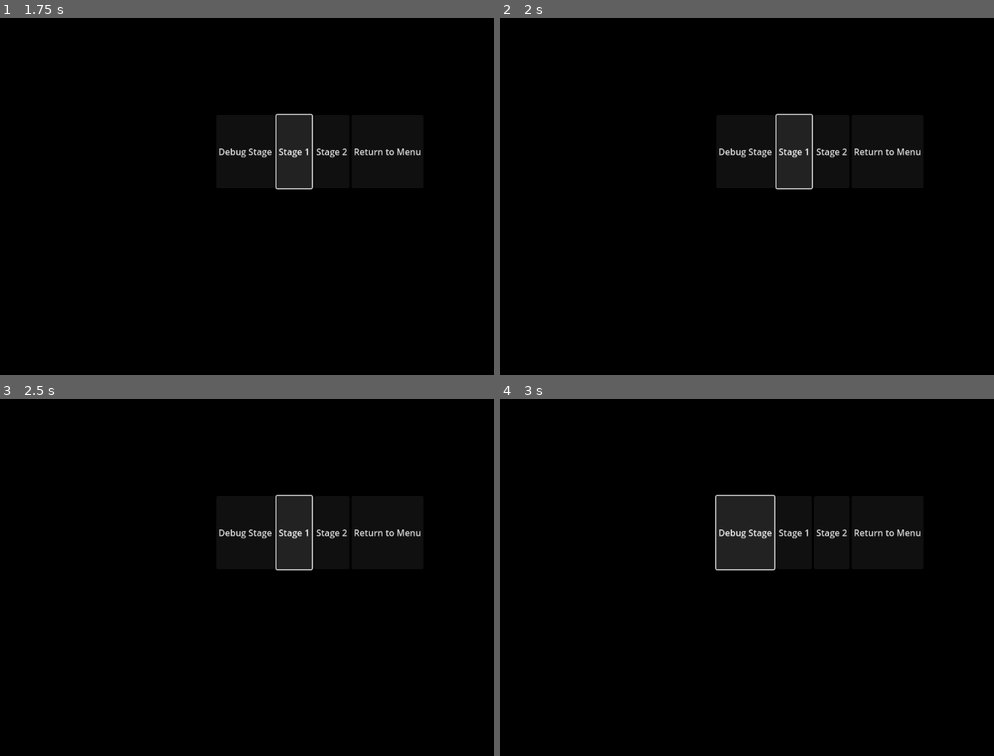
Above: before the commit, frames 1-4 (two rows, left to right).
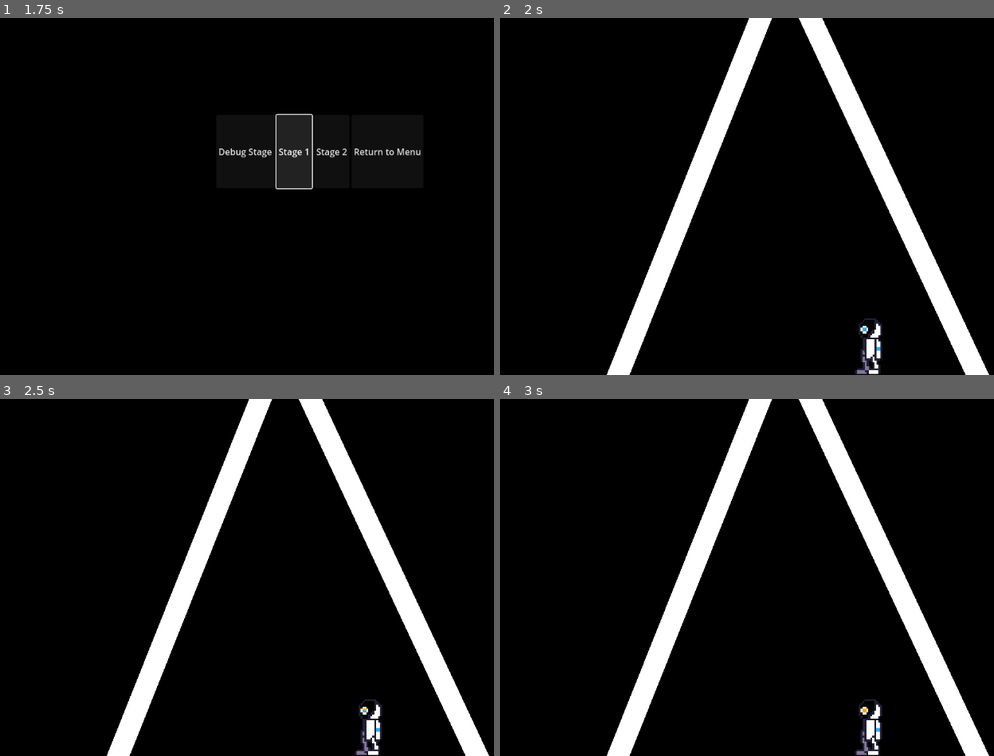
Above: after the commit, the same moments.

Repository: VincentVanJoey/SpringJam2025
Game: Godot game, scene res://Menu Scenes/Menu.tscn
The game is run twice, just before and just after one commit, with the same random seed, the same clock (stepped at 60 frames per second) and the same inputs.
Inputs (mouse positions are in pixels of both pictures, inside the frame that each line leads up to):
- Up to frame 1 (1.75 s): click "Start" at 0.5 s; click "Stage 1" at 1.25 s
- Up to frame 2 (2 s): no input
- Up to frame 3 (2.5 s): click (296, 531) at 2 s, where only the run before the commit has a clickable "Stage 1"
- Up to frame 4 (3 s): click (747, 531) at 2.75 s, where only the run before the commit has a clickable "Debug Stage"

Frame 1 is identical in both runs. In frame 2, 12% of the frame differs, in the area x 21-100%, y 0-100%; in frame 3, 12%; in frame 4, 13%.

Commit message:
other test level

Diff:
--- /dev/null
+++ b/ricochet/Levels/triangle.tscn
@@ -0,0 +1,62 @@
+[gd_scene load_steps=5 format=3 uid="uid://dujrqw5yjsruf"]
+
+[ext_resource type="PackedScene" uid="uid://cfqtm7nm6ngff" path="res://Character/Player.tscn" id="2_7g606"]
+[ext_resource type="PackedScene" uid="uid://upl2f1wfsnce" path="res://Menu Scenes/pause_menu.tscn" id="3_07ysp"]
+
+[sub_resource type="RectangleShape2D" id="RectangleShape2D_l1sf2"]
+size = Vector2(1154, 22.75)
+
+[sub_resource type="RectangleShape2D" id="RectangleShape2D_u7ldq"]
+size = Vector2(1183, 59)
+
+[node name="Level" type="Node"]
+
+[node name="PlayerGuy" parent="." instance=ExtResource("2_7g606")]
+position = Vector2(679, 587)
+collision_layer = 3
+collision_mask = 3
+
+[node name="StaticBody2D" type="StaticBody2D" parent="."]
+position = Vector2(985, 197)
+
+[node name="CollisionShape2D" type="CollisionShape2D" parent="StaticBody2D"]
+position = Vector2(-409, 461.625)
+shape = SubResource("RectangleShape2D_l1sf2")
+
+[node name="CanvasLayer" type="CanvasLayer" parent="."]
+
+[node name="PauseMenu" parent="CanvasLayer" instance=ExtResource("3_07ysp")]
+
+[node name="Floor" type="StaticBody2D" parent="."]
+position = Vector2(-205, 515)
+rotation = -1.19206
+scale = Vector2(0.7, 0.7)
+
+[node name="CollisionShape2D" type="CollisionShape2D" parent="Floor"]
+position = Vector2(583.5, 640.5)
+shape = SubResource("RectangleShape2D_u7ldq")
+debug_color = Color(0.815686, 0.321569, 0.631373, 0.419608)
+
+[node name="ColorRect" type="ColorRect" parent="Floor"]
+offset_left = -10.0
+offset_top = 610.0
+offset_right = 1175.0
+offset_bottom = 665.0
+metadata/_edit_use_anchors_ = true
+
+[node name="Floor2" type="StaticBody2D" parent="."]
+position = Vector2(472, 845)
+rotation = -2.00713
+scale = Vector2(0.7, 0.7)
+
+[node name="CollisionShape2D" type="CollisionShape2D" parent="Floor2"]
+position = Vector2(583.5, 640.5)
+shape = SubResource("RectangleShape2D_u7ldq")
+debug_color = Color(0.815686, 0.321569, 0.631373, 0.419608)
+
+[node name="ColorRect" type="ColorRect" parent="Floor2"]
+offset_left = -10.0
+offset_top = 610.0
+offset_right = 1175.0
+offset_bottom = 665.0
+metadata/_edit_use_anchors_ = true
--- a/ricochet/Menu Scenes/level_select.gd
+++ b/ricochet/Menu Scenes/level_select.gd
@@ -11,6 +11,8 @@
 	get_tree().change_scene_to_file("res://Levels/debug_level.tscn")
 
 func _on_first_level_button_pressed() -> void:
+	await get_tree().create_timer(0.5).timeout
+	get_tree().change_scene_to_file("res://Levels/triangle.tscn")
 	pass # Replace with function body.
 
 func _on_second_level_button_pressed():
